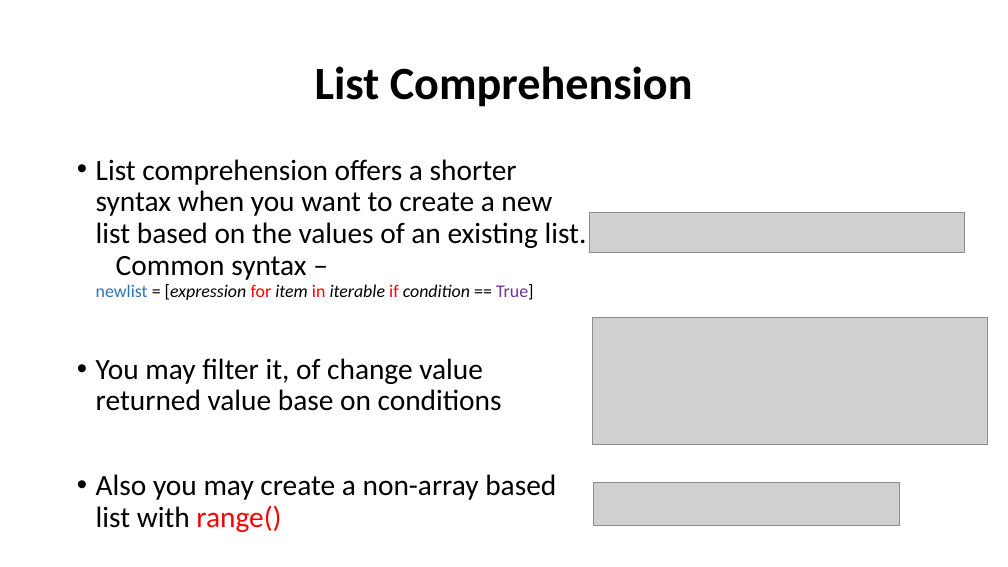
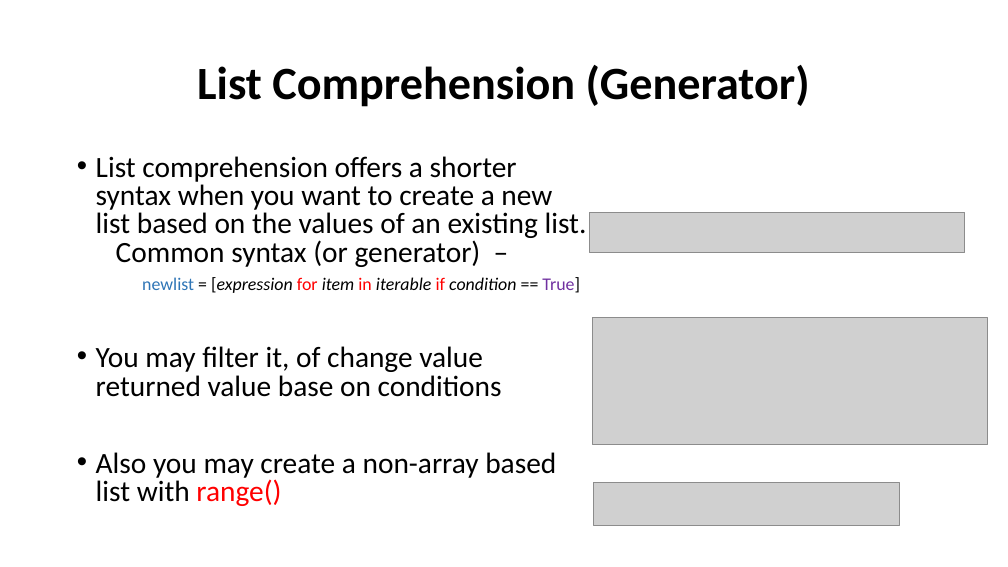
Before and after one commit to WonderLuc/brother-bootcamp, a slide deck: slide 32 of python 101/python_101.pptx. Drawn at 1008x567 pixels with LibreOffice and Linux fonts; fonts in the diff are those of the drawing; grey boxes stand for pictures; background and template pictures are left out. Boxes give left, top, right and bottom in pixels: in the first picture for what was removed or moved away, otherwise in the second. Text is boxed around its words. In the diff, an @@ line names an element or a change of style, - is before the commit and + after.

```diff
--- a/python 101/python_101.pptx
+++ b/python 101/python_101.pptx
@@ title at bbox=[197, 65, 810, 107]: text changed @@
-List Comprehension
+List Comprehension (Generator)
@@ text at bbox=[96, 156, 587, 293]: text changed @@
-• List comprehension offers a shorter syntax when you want to create a new list based on the values of an existing list. Common syntax – newlist = [expression for item in iterable if condition == True]
+• List comprehension offers a shorter syntax when you want to create a new list based on the values of an existing list. Common syntax (or generator) – newlist = [expression for item in iterable if condition == True]
@@ text at bbox=[96, 346, 556, 506]: line spacing 0.9 to 0.8 @@
```
Also in this commit, not shown: 1 other slide changed, 3 slides added, 1 slide removed, 3 other files.
